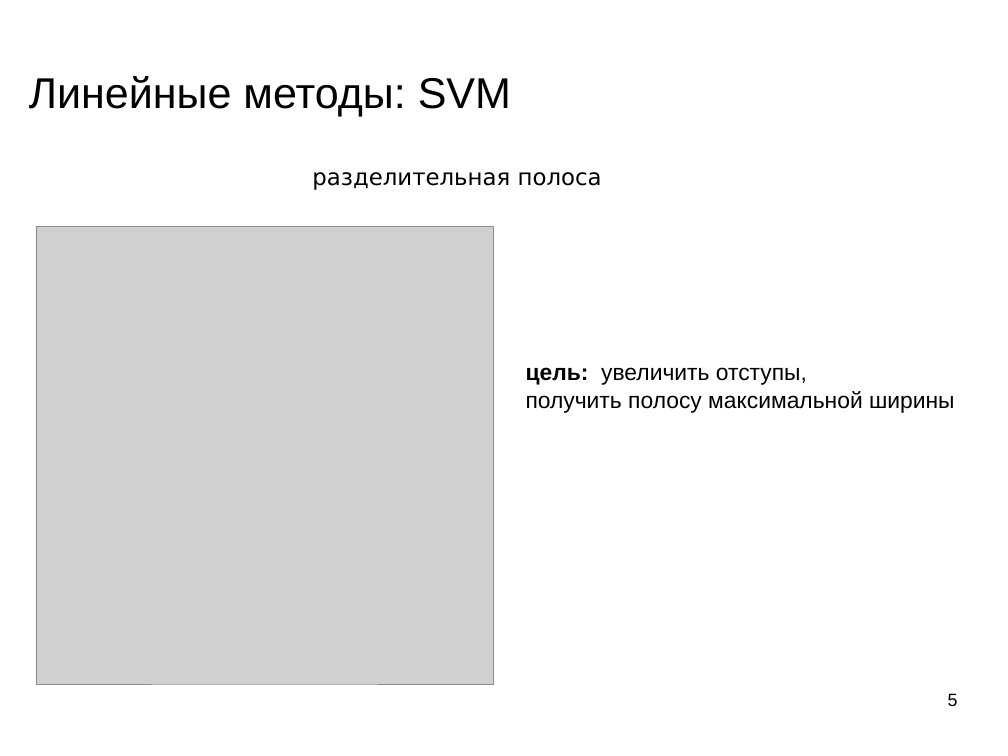
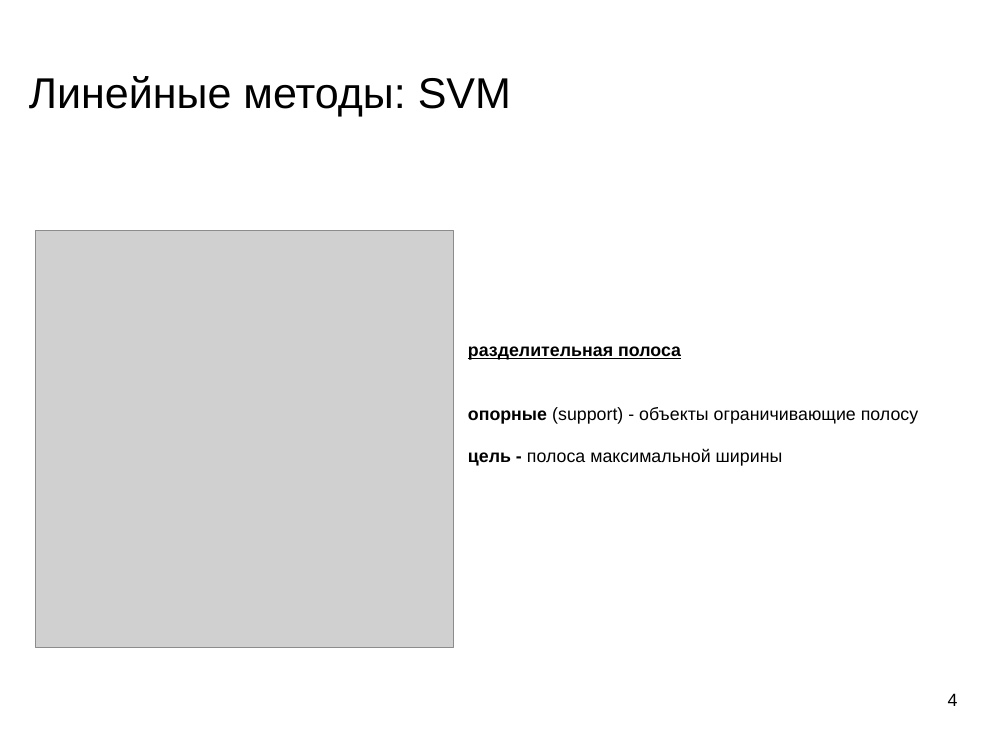
Before and after one commit to mechanoid5/ml_lectorium_legacy, a slide deck: slide 4 of 18-svm.odp (slide 5 before the commit). Drawn at 1008x756 pixels with LibreOffice and Linux fonts; fonts in the diff are those of the drawing; grey boxes stand for pictures; background and template pictures are left out. Boxes give left, top, right and bottom in pixels: in the first picture for what was removed or moved away, otherwise in the second. Text is boxed around its words. In the diff, an @@ line names an element or a change of style, - is before the commit and + after.

```diff
--- a/18-svm.odp
+++ b/18-svm.odp
@@ text removed at <box>312,172,602,190</box> @@
-разделительная полоса
@@ picture: place and size @@
-picture at <box>36,227,493,684</box>
+picture at <box>36,231,454,649</box>
@@ text added at <box>468,346,918,466</box>, 14 pt, text #000000 @@
+разделительная полоса
+опорные (support) - объекты ограничивающие полосу
+цель - полоса максимальной ширины
@@ text removed at <box>526,367,955,413</box> @@
-цель: увеличить отступы,
-получить полосу максимальной ширины
@@ page number at <box>948,693,958,706</box>: text changed @@
-5
+4
```
Also in this commit, not shown: 4 other slides changed, 4 slides added, 4 slides removed, 3 other files.
